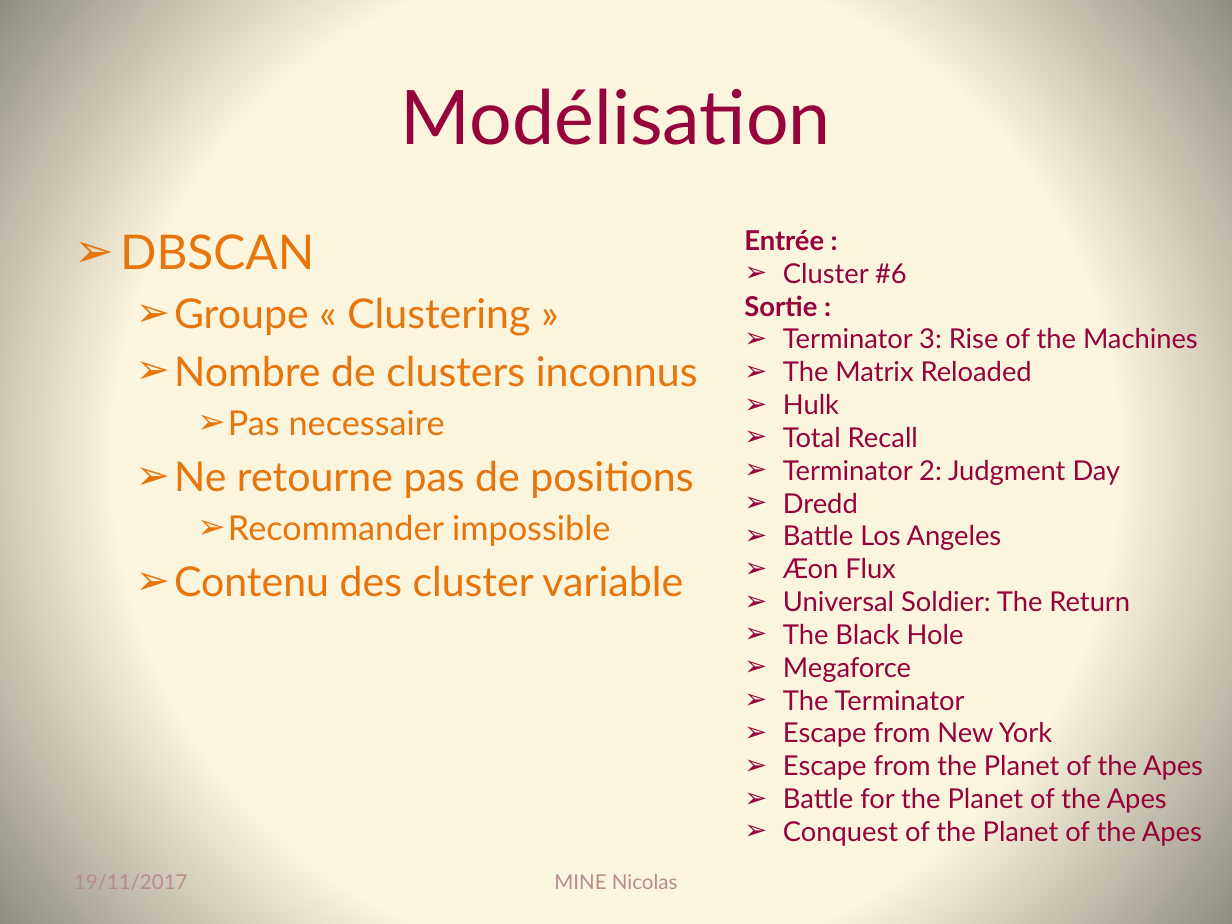
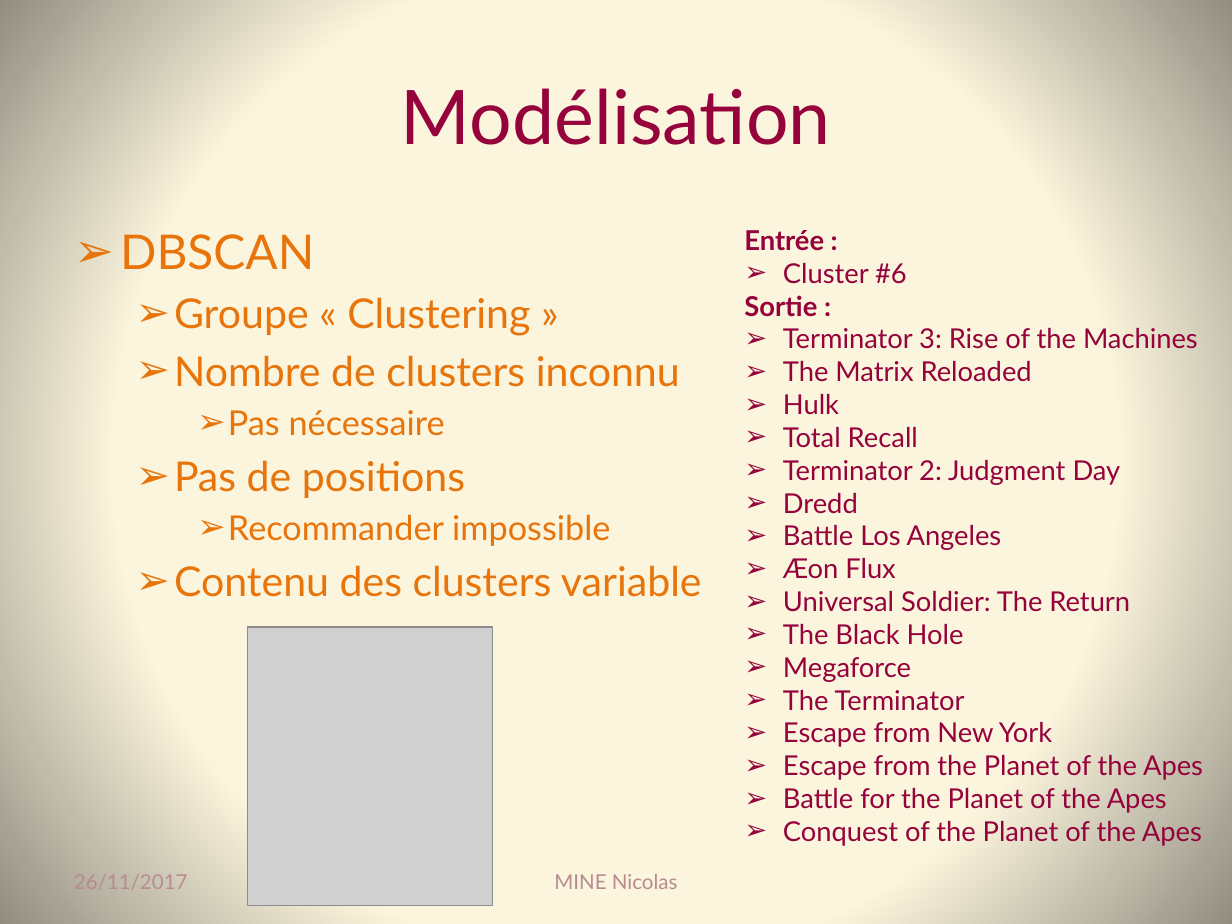
Before and after one commit to Coni63/OC_DS, a slide deck: slide 9 of P3/Presentation-projet_3.pptx. Drawn at 1232x924 pixels with LibreOffice and Linux fonts; fonts in the diff are those of the drawing; grey boxes stand for pictures. Boxes give left, top, right and bottom in pixels: in the first picture for what was removed or moved away, otherwise in the second. Text is boxed around its words. In the diff, an @@ line names an element or a change of style, - is before the commit and + after.

```diff
--- a/P3/Presentation-projet_3.pptx
+++ b/P3/Presentation-projet_3.pptx
@@ text at [174,355,680,498]: text changed @@
-  ➢ Nombre de clusters inconnus
-    ➢ Pas necessaire
-  ➢ Ne retourne pas de positions
+  ➢ Nombre de clusters inconnu
+    ➢ Pas nécessaire
+  ➢ Pas de positions
@@ text at [174,565,702,597]: text changed @@
-  ➢ Contenu des cluster variable
+  ➢ Contenu des clusters variable
@@ picture added at [248,627,493,906] @@
@@ text at [74,874,188,889]: text changed @@
-19/11/2017
+26/11/2017
```
Also in this commit, not shown: 17 other slides changed, 2 slides added, 10 other files.
